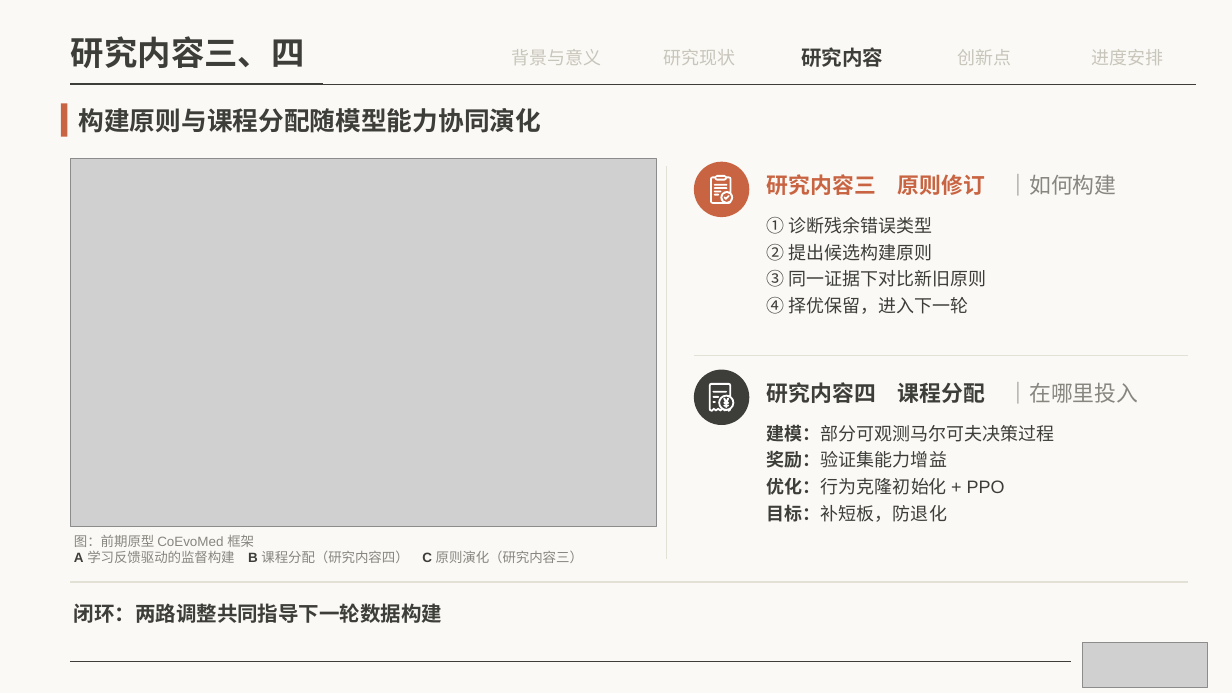
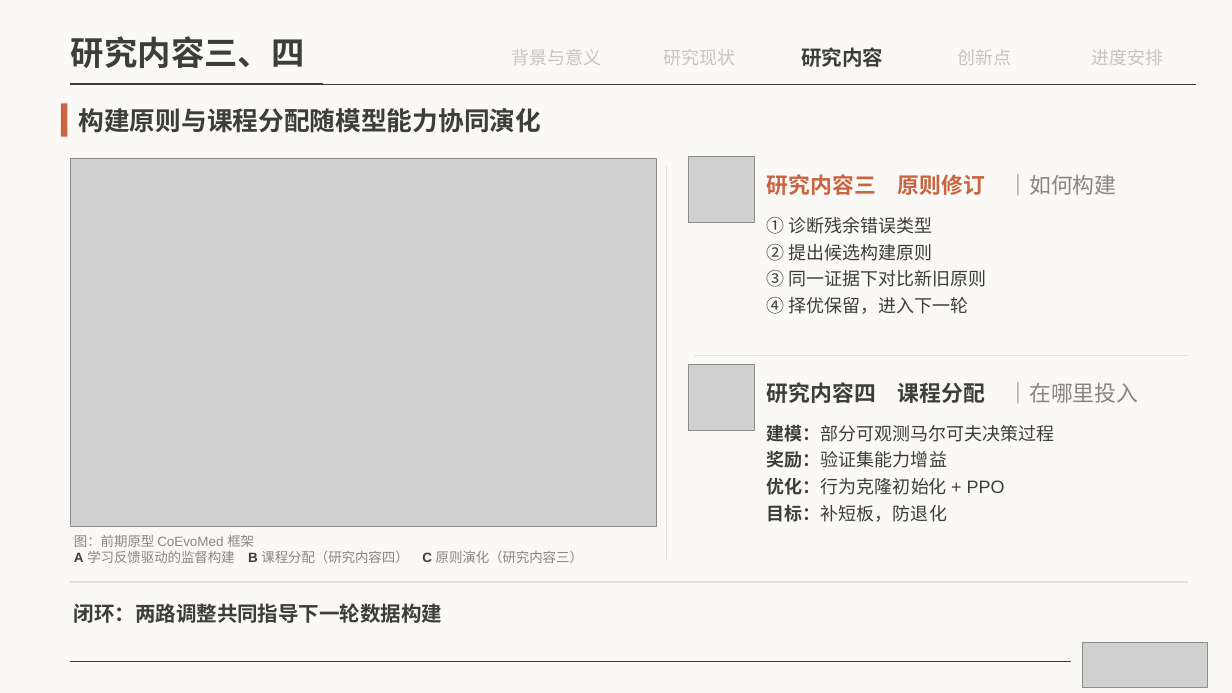
Before and after one commit to irving-2222/Graduation-Thesis, a slide deck: slide 16 of 开题答辩.pptx. Drawn at 1232x693 pixels with LibreOffice and Linux fonts; fonts in the diff are those of the drawing; grey boxes stand for pictures. Boxes give left, top, right and bottom in pixels: in the first picture for what was removed or moved away, otherwise in the second. Text is boxed around its words. In the diff, an @@ line names an element or a change of style, - is before the commit and + after.

```diff
--- a/开题答辩.pptx
+++ b/开题答辩.pptx
@@ ellipse: place and size @@
-ellipse at [694,162,750,217]
+ellipse at [689,156,755,223]
@@ ellipse at [689,156,755,223]: fill #C96442 to #CC785C @@
@@ picture added at [689,156,755,223] @@
@@ freeform shape removed at [711,175,734,203] @@
@@ freeform shape removed at [714,184,727,196] @@
@@ freeform shape removed at [724,195,730,200] @@
@@ ellipse: place and size @@
-ellipse at [694,370,750,425]
+ellipse at [689,364,755,431]
@@ ellipse at [689,364,755,431]: fill #3D3D3A to #CC785C @@
@@ picture added at [689,364,755,431] @@
@@ freeform shape removed at [709,383,735,411] @@
@@ freeform shape removed at [713,391,729,409] @@
```
Also in this commit, not shown: 12 other slides changed, 1 other file.
